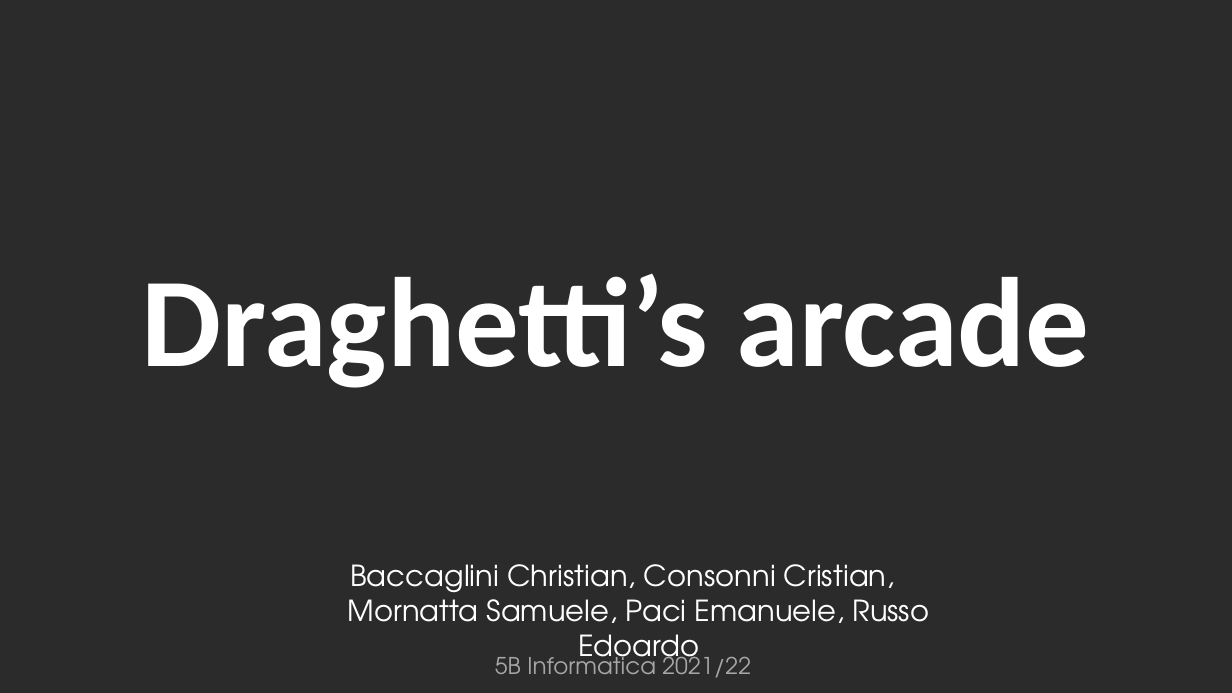
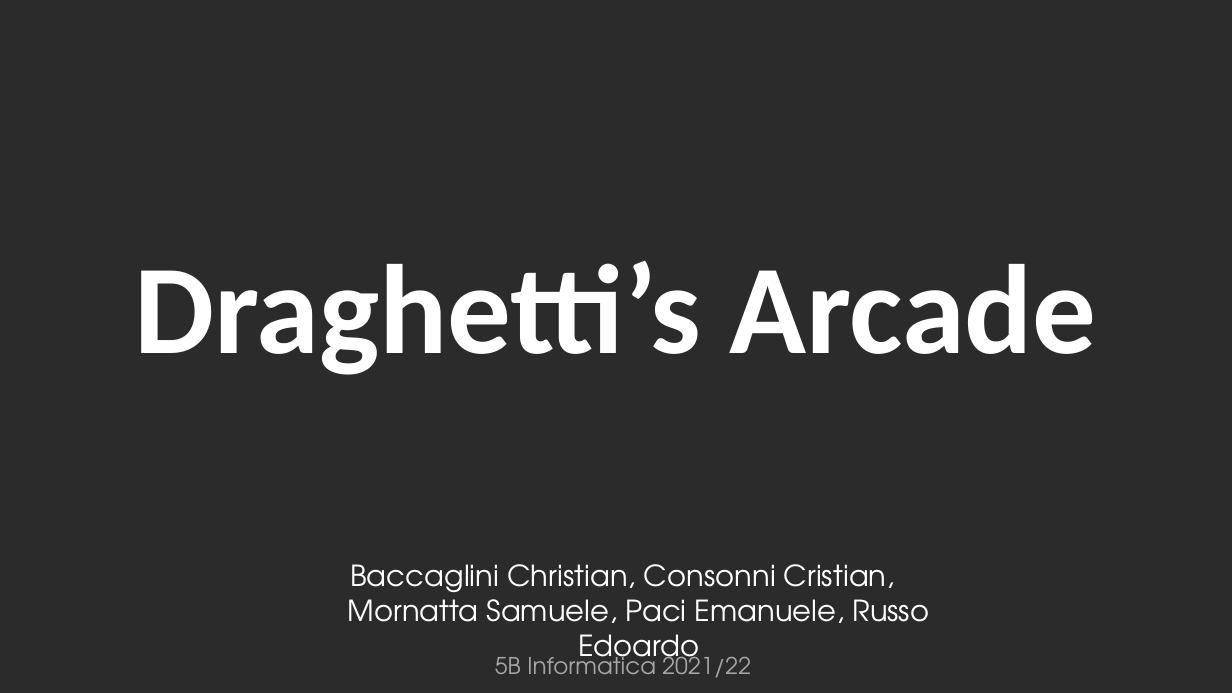
Before and after one commit to LelePaci/Draghetti, a slide deck: slide 1 of Presentazione Progetto/Presentazione Progetto.pptx. Drawn at 1232x693 pixels with LibreOffice and Linux fonts; fonts in the diff are those of the drawing; background and template pictures are left out; a plain dark background stands for a picture behind light text. Boxes give left, top, right and bottom in pixels: in the first picture for what was removed or moved away, otherwise in the second. Text is boxed around its words. In the diff, an @@ line names an element or a change of style, - is before the commit and + after.

```diff
--- a/Presentazione Progetto/Presentazione Progetto.pptx
+++ b/Presentazione Progetto/Presentazione Progetto.pptx
@@ title at box(134, 260, 1097, 375): text changed @@
-Draghetti’s arcade
+Draghetti’s Arcade
```
Also in this commit, not shown: 1 other slide changed.
